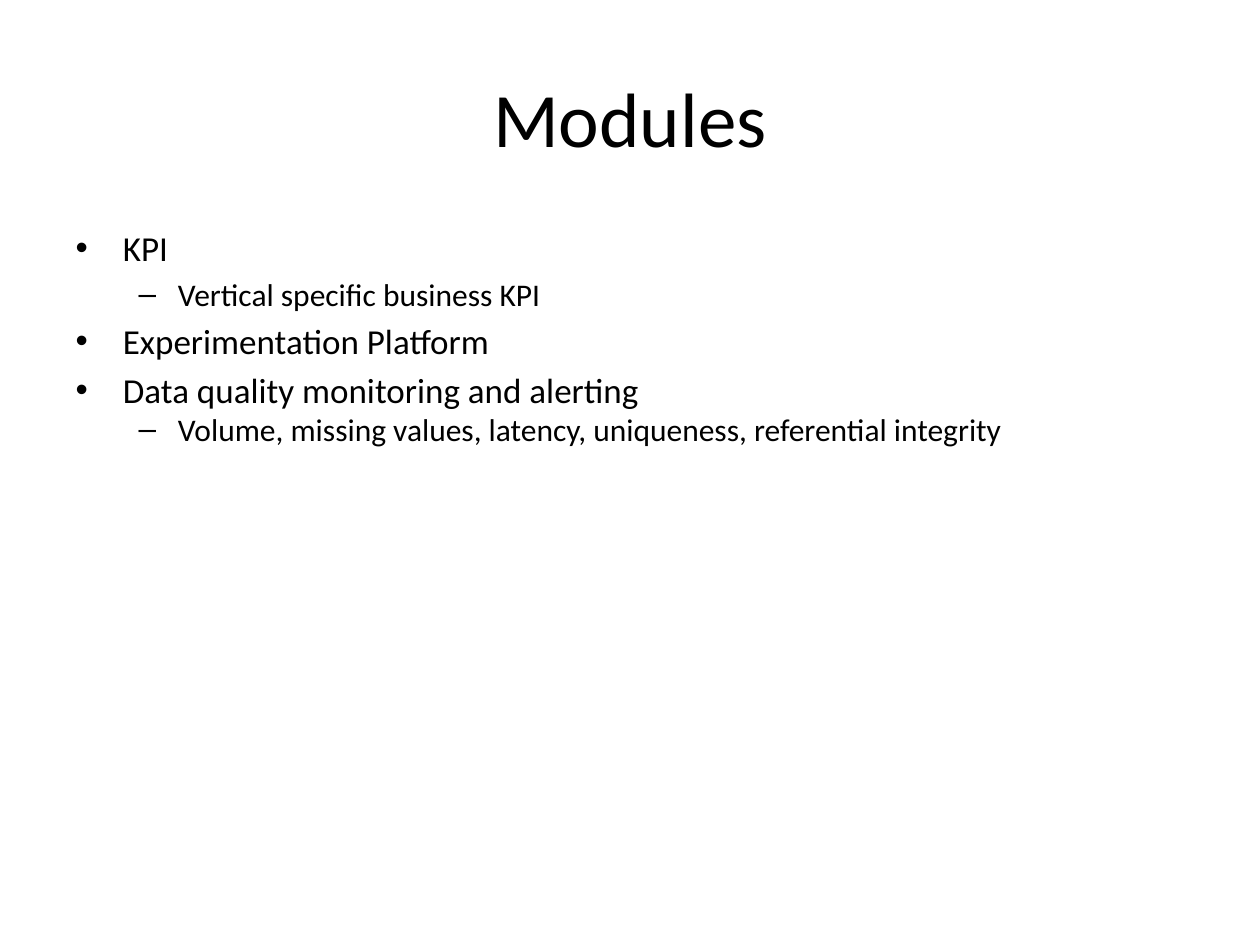
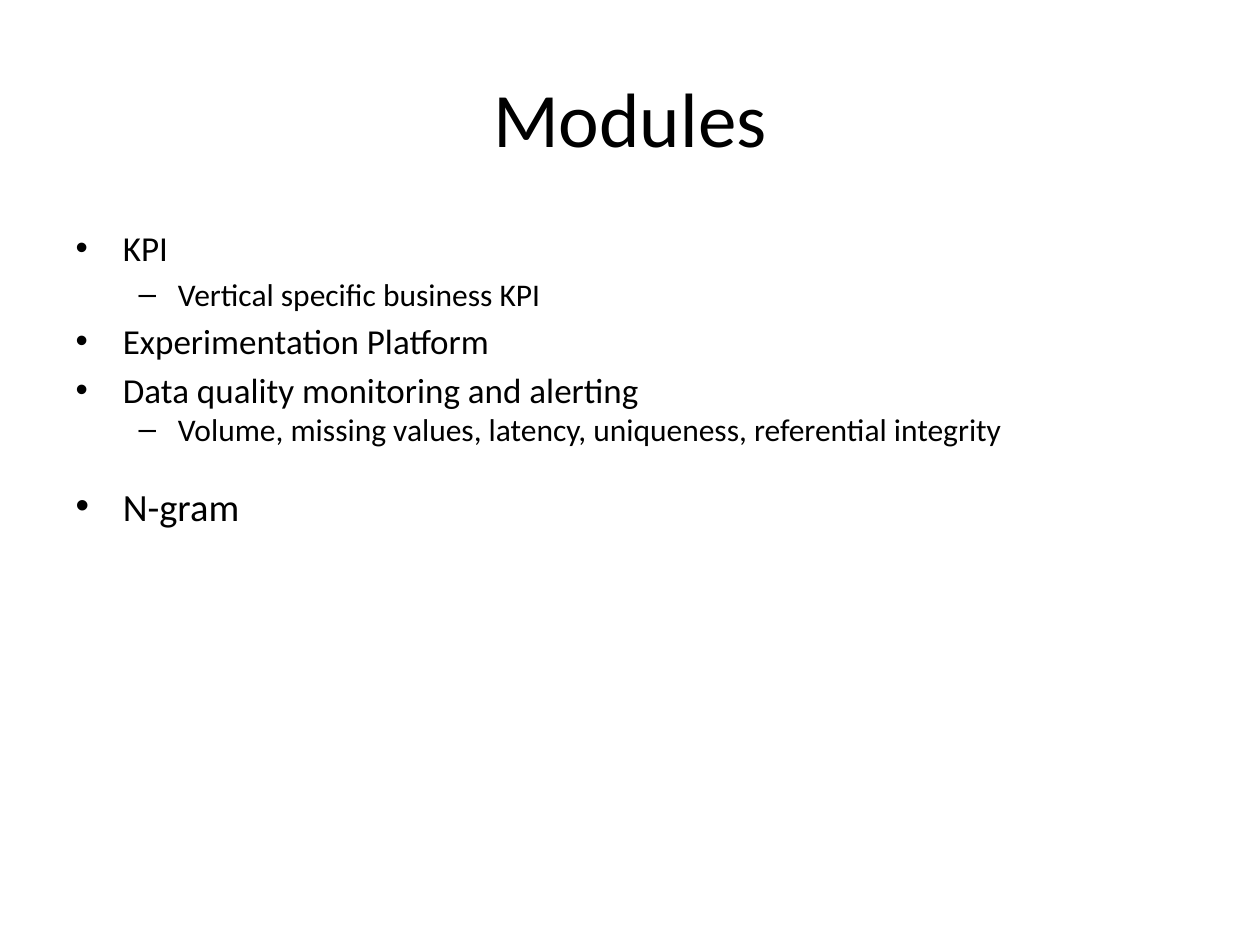
Before and after one commit to OpenDataMining/docs, a slide deck: slide 8 of ProblemStatements.pptx (slide 6 before the commit). Drawn at 1260x945 pixels with LibreOffice and Linux fonts; fonts in the diff are those of the drawing. Boxes give left, top, right and bottom in pixels: in the first picture for what was removed or moved away, otherwise in the second. Text is boxed around its words. In the diff, an @@ line names an element or a change of style, - is before the commit and + after.

```diff
--- a/ProblemStatements.pptx
+++ b/ProblemStatements.pptx
@@ text at [123,496,239,528]: paragraph added @@
+• N-gram
```
Also in this commit, not shown: 2 other slides changed, 4 slides added.
